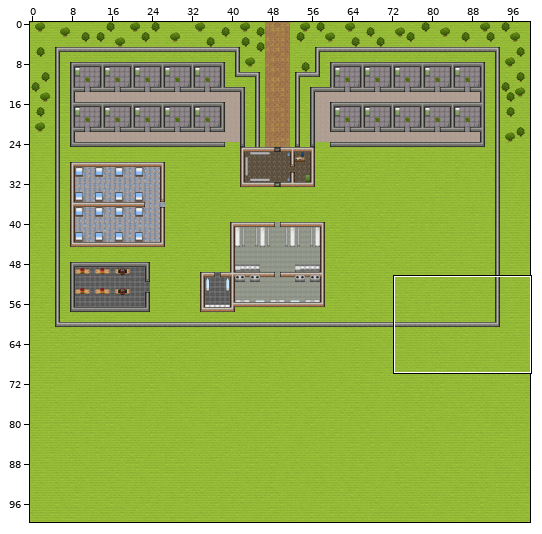
Tiled map (JSON) -- Map/Map(good).json. The picture above shows the old version from afar; the outline marks the close-up.
Close-up. Before:
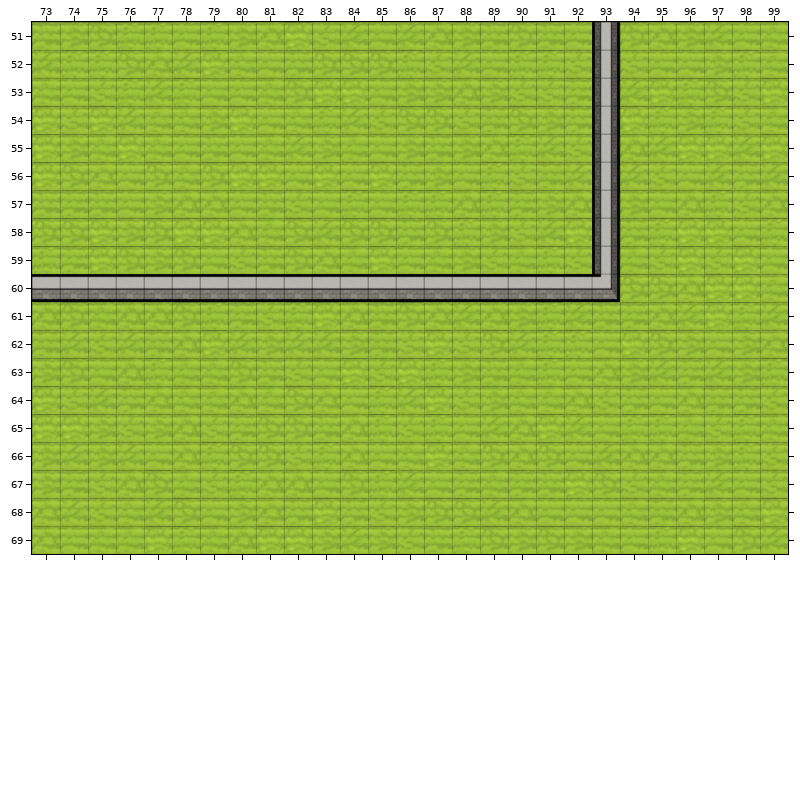
Cells are 32x32 px. Shown: x 73..99, y 51..69. The commit also changed other parts of the map, which this record leaves out.
And afterwards:
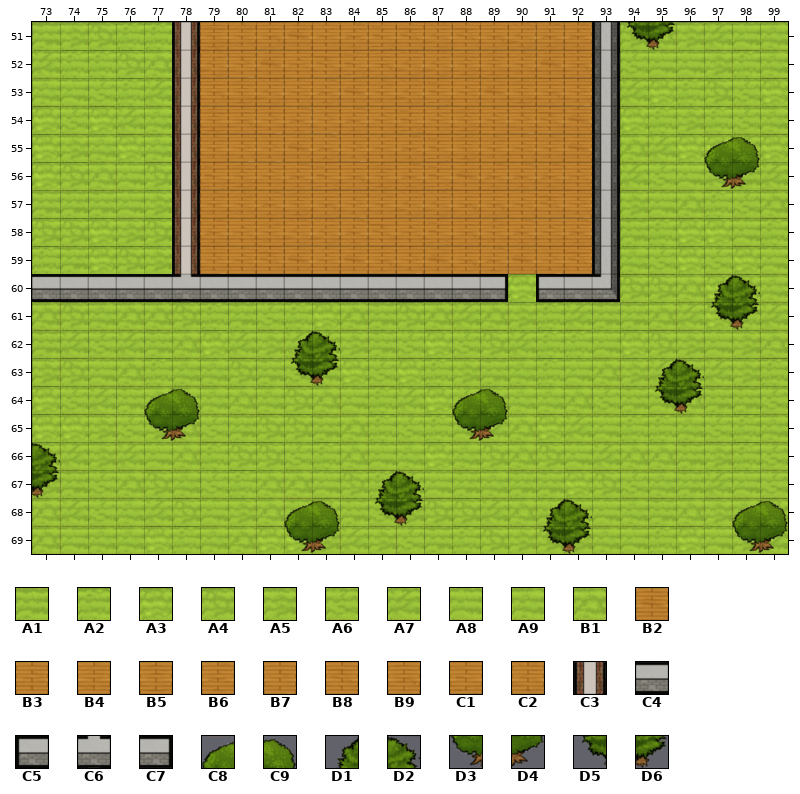
Key: from "Tileset": A1 128, A2 129, A3 130, A4 131, A5 132, A6 160, A7 161, A8 162, A9 163, B1 164, B2 192, B3 193, B4 194, B5 195, B6 196, B7 224, B8 225, B9 226, C1 227, C2 228, C3 264, C4 393, C5 425, C6 428, C7 457, C8 1920, C9 1921, D1 1922, D2 1923, D3 1952, D4 1953, D5 1954, D6 1955.
__ is an empty cell.
Tiles replaced or removed in this view: A1, A2, A3, A4, A5, A6, A7, A8, A9, B1, C4.
Change:
Changed rows in their new state; .. is an unchanged cell.
Layer "Floor":
first column x 78:
51 __ B5 B4 B9 B2 B3 B6 C1 B8 C2 B8 B9 C2 B6 B6
52 __ C2 B7 B2 B3 B8 C1 B9 C2 C2 B5 B5 B4 B2 B9
53 __ B9 B5 C2 B3 B6 B2 B4 C2 C1 B3 B2 B5 B9 B7
54 __ B5 B9 B7 B6 B7 B6 B3 C1 B3 B5 B3 B7 B8 B2
55 __ B4 B7 B7 B2 B6 B7 B3 B6 C1 B5 B4 B3 B4 B2
56 __ C1 B5 B3 B6 C1 B9 B5 B6 C1 B2 B6 B6 B6 B3
57 __ B4 B4 B6 B5 B9 B7 B4 C2 C2 B9 B9 B3 B8 B7
58 __ B6 B3 B4 C2 C2 B6 B8 B3 C1 B9 B4 B6 B3 B6
59 __ B7 B3 B8 B2 B3 B2 B9 B7 B2 B9 B6 B2 B7 B8
60 __ .. .. .. .. .. .. .. .. .. .. __ .. __ ..
Layer "Walls":
first column x 73:
51 .. .. .. .. .. C3 .. .. .. .. .. .. .. .. .. .. .. .. .. .. .. D5 D6 .. .. .. ..
52 .. .. .. .. .. C3 .. .. .. .. .. .. .. .. .. .. .. .. .. .. .. .. .. .. .. .. ..
53 .. .. .. .. .. C3 .. .. .. .. .. .. .. .. .. .. .. .. .. .. .. .. .. .. .. .. ..
54 .. .. .. .. .. C3 .. .. .. .. .. .. .. .. .. .. .. .. .. .. .. .. .. .. .. .. ..
55 .. .. .. .. .. C3 .. .. .. .. .. .. .. .. .. .. .. .. .. .. .. .. .. .. C8 C9 ..
56 .. .. .. .. .. C3 .. .. .. .. .. .. .. .. .. .. .. .. .. .. .. .. .. .. D3 D4 ..
57 .. .. .. .. .. C3 .. .. .. .. .. .. .. .. .. .. .. .. .. .. .. .. .. .. .. .. ..
58 .. .. .. .. .. C3 .. .. .. .. .. .. .. .. .. .. .. .. .. .. .. .. .. .. .. .. ..
59 .. .. .. .. .. C3 .. .. .. .. .. .. .. .. .. .. .. .. .. .. .. .. .. .. .. .. ..
60 .. .. .. .. .. C6 .. .. .. .. .. .. .. .. .. .. C7 __ C5 .. .. .. .. .. D1 D2 ..
61 .. .. .. .. .. .. .. .. .. .. .. .. .. .. .. .. .. .. .. .. .. .. .. .. D5 D6 ..
62 .. .. .. .. .. .. .. .. .. D1 D2 .. .. .. .. .. .. .. .. .. .. .. .. .. .. .. ..
63 .. .. .. .. .. .. .. .. .. D5 D6 .. .. .. .. .. .. .. .. .. .. .. D1 D2 .. .. ..
64 .. .. .. .. C8 C9 .. .. .. .. .. .. .. .. .. C8 C9 .. .. .. .. .. D5 D6 .. .. ..
65 .. .. .. .. D3 D4 .. .. .. .. .. .. .. .. .. D3 D4 .. .. .. .. .. .. .. .. .. ..
66 D2 .. .. .. .. .. .. .. .. .. .. .. .. .. .. .. .. .. .. .. .. .. .. .. .. .. ..
67 D6 .. .. .. .. .. .. .. .. .. .. .. D1 D2 .. .. .. .. .. .. .. .. .. .. .. .. ..
68 .. .. .. .. .. .. .. .. .. C8 C9 .. D5 D6 .. .. .. .. D1 D2 .. .. .. .. .. C8 C9
69 .. .. .. .. .. .. .. .. .. D3 D4 .. .. .. .. .. .. .. D5 D6 .. .. .. .. .. D3 D4
